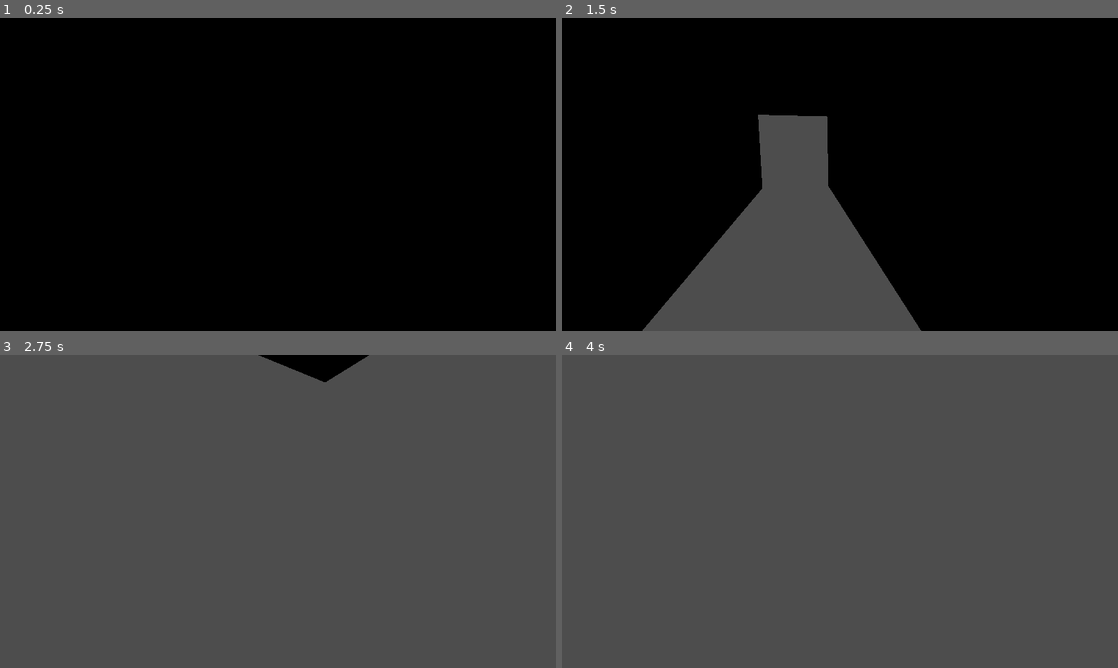
Above: before the commit, frames 1-4 (two rows, left to right).
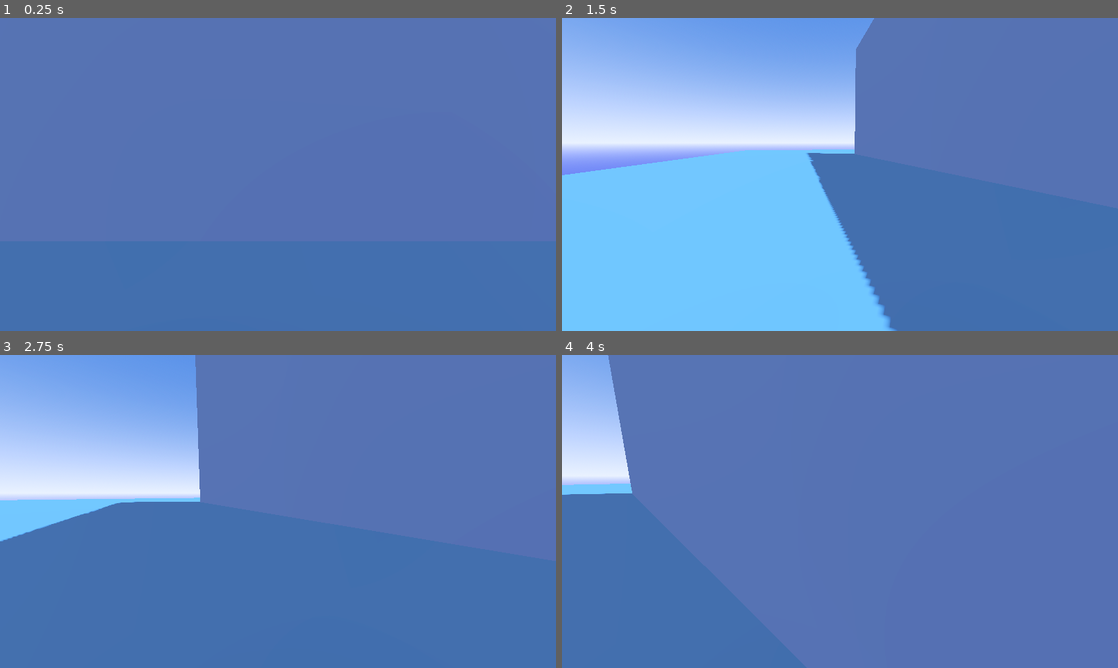
Above: after the commit, the same moments.

Repository: bjudob/rk4
Game: Godot game, scene res://scenes/game.tscn
The game is run twice, just before and just after one commit, with the same random seed, the same clock (stepped at 60 frames per second) and the same inputs.
Inputs (mouse positions are in pixels of both pictures, inside the frame that each line leads up to):
- Up to frame 1 (0.25 s): no input
- Up to frame 2 (1.5 s): tap Enter (ui_accept) at 0.5, 0.77 s; move the mouse to (962, 158) at 0.52 s; hold D (move_right) 0.53-1.28 s; click (962, 158) at 0.67 s; move the mouse to (812, 174) at 1.27 s; hold W (move_up) from 1.28 s (still down)
- Up to frame 3 (2.75 s): keep holding W (move_up); tap Enter (ui_accept) at 1.52 s; move the mouse to (289, 505) at 2.02 s
- Up to frame 4 (4 s): keep holding W (move_up); move the mouse to (834, 517) at 2.77 s; click (834, 517) at 2.92 s; tap Enter (ui_accept) at 3.02, 3.77 s; move the mouse to (878, 514) at 3.52 s

The runs differ from the first frame. In frame 1, 100% of the frame differs, in the area x 0-100%, y 0-100%; in frame 2, 100%; in frame 3, 100%; in frame 4, 100%.

Commit message:
world environment

Diff:
--- a/scenes/game.tscn
+++ b/scenes/game.tscn
@@ -2,12 +2,36 @@
 
 [ext_resource type="PackedScene" uid="uid://c3ralf23uxqie" path="res://scenes/player.tscn" id="1_uwrxv"]
 
+[sub_resource type="ProceduralSkyMaterial" id="ProceduralSkyMaterial_uwrxv"]
+sky_top_color = Color(0.2543043, 0.42400897, 0.8124737, 1)
+sky_horizon_color = Color(0.83259386, 0.8924885, 1.121701, 1)
+ground_bottom_color = Color(0.3182762, 0.3881501, 0.91653526, 1)
+ground_horizon_color = Color(0.83259386, 0.8924885, 1.121701, 1)
+
+[sub_resource type="Sky" id="Sky_yqjtg"]
+sky_material = SubResource("ProceduralSkyMaterial_uwrxv")
+
+[sub_resource type="Environment" id="Environment_lnu2h"]
+background_mode = 2
+sky = SubResource("Sky_yqjtg")
+tonemap_mode = 2
+glow_enabled = true
+
 [node name="Game" type="Node3D" unique_id=427786463]
 
+[node name="WorldEnvironment" type="WorldEnvironment" parent="." unique_id=1290101628]
+environment = SubResource("Environment_lnu2h")
+
+[node name="DirectionalLight3D" type="DirectionalLight3D" parent="." unique_id=1100774870]
+transform = Transform3D(-0.8660254, -0.43301278, 0.25, 0, 0.49999997, 0.86602545, -0.50000006, 0.75, -0.43301266, 0, 0, 0)
+light_color = Color(0.26666668, 0.5803922, 1, 1)
+shadow_enabled = true
+
 [node name="Player" parent="." unique_id=1434208923 instance=ExtResource("1_uwrxv")]
-transform = Transform3D(1, 0, 0, 0, 1, 0, 0, 0, 1, 0, 3.671146, 0)
+transform = Transform3D(1, 0, 0, 0, 1, 0, 0, 0, 1, 0, 3.671146, 37.335365)
 
 [node name="CSGCombiner3D" type="CSGCombiner3D" parent="." unique_id=608930707]
+use_collision = true
 
 [node name="Ground" type="CSGBox3D" parent="CSGCombiner3D" unique_id=986475359]
 use_collision = true
